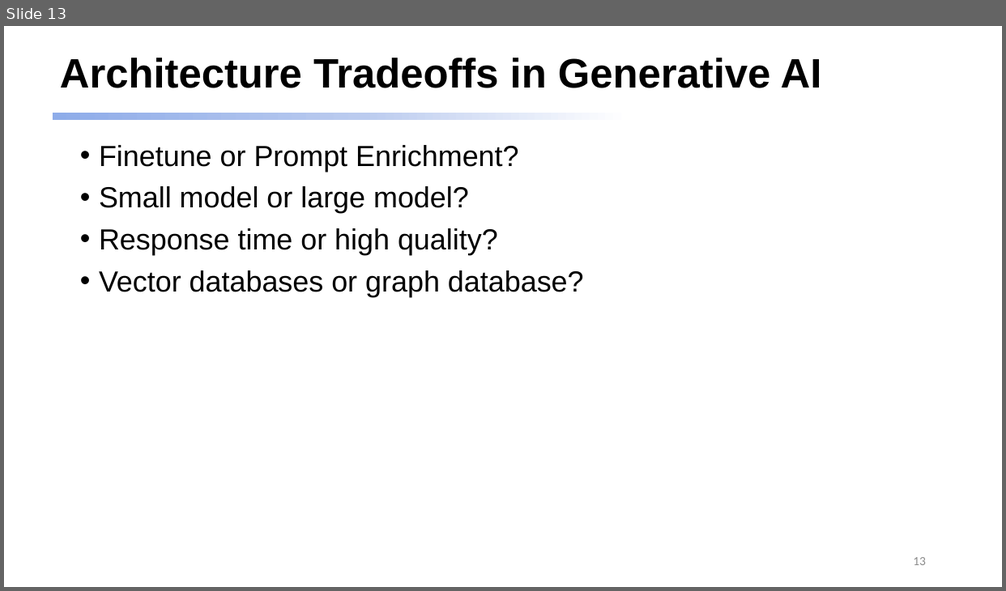
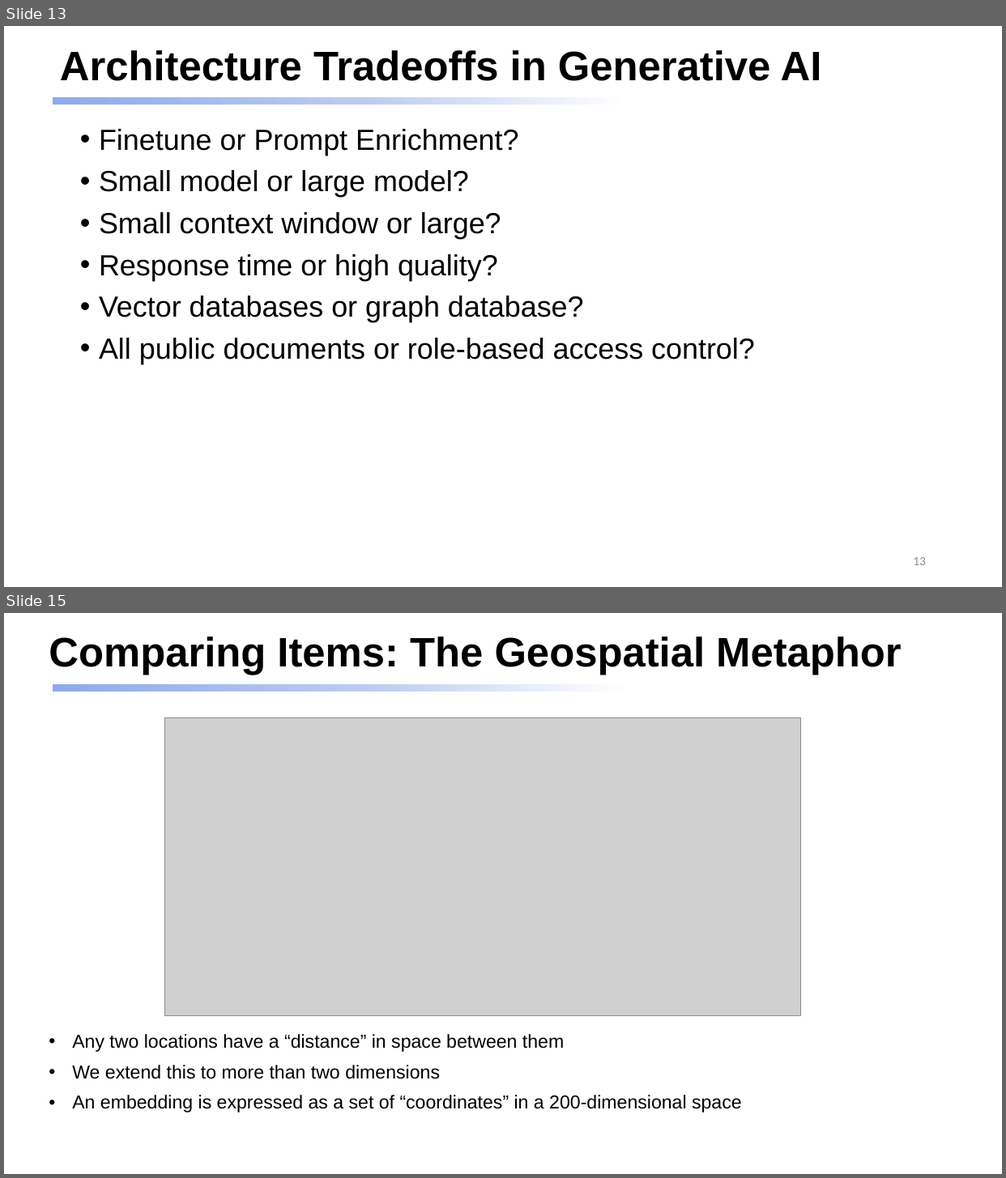
Before and after one commit to dmccreary/genai-arch-patterns, a slide deck: slides/One-Hour-Talk.pptx. Shown one above the other, each under a label of ours: slide 13 before the commit, slides 13 and 15 after it; the slides between them are not shown. The pictures are 1006x591 and 1006x1178 pixels, drawn with LibreOffice and Linux fonts; fonts in the diff are those of the drawing; grey boxes stand for pictures. Boxes give left, top, right and bottom in pixels: in the first picture for what was removed or moved away, otherwise in the second. Text is boxed around its words. In the diff, an @@ line names an element or a change of style, - is before the commit and + after.

```diff
--- a/slides/One-Hour-Talk.pptx
+++ b/slides/One-Hour-Talk.pptx
@@ slide 15 added at box(4, 613, 1002, 1174), background #FFFFFF; not listed: 1 template element that a slide beside it also shows @@
@@ title added at box(49, 636, 901, 675), 39.6 pt, text #000000, bold @@
+Comparing Items: The Geospatial Metaphor
@@ picture added at box(165, 718, 801, 1016) @@
@@ text added at box(72, 1034, 742, 1113), 18 pt, text #000000 @@
+• Any two locations have a “distance” in space between them
+• We extend this to more than two dimensions
+• An embedding is expressed as a set of “coordinates” in a 200-dimensional space
@@ slide 13 changed as well @@
@@ title "Architecture Tradeoffs in Generative AI": place and size @@
-title "Architecture Tradeoffs in Generative AI" at box(60, 58, 822, 88)
+title "Architecture Tradeoffs in Generative AI" at box(60, 50, 822, 81)
@@ rectangle: place and size @@
-rectangle at box(52, 113, 913, 120)
+rectangle at box(52, 97, 913, 105)
@@ text "Finetune or Prompt Enrichment?": place and size @@
-text "Finetune or Prompt Enrichment?" at box(99, 145, 584, 297)
+text "Finetune or Prompt Enrichment?" at box(99, 129, 755, 365)
@@ text at box(99, 212, 501, 239): paragraph added @@
+• Small context window or large?
@@ text at box(99, 338, 755, 365): paragraph added @@
+• All public documents or role-based access control?
```
Also in this commit, not shown: 12 other slides changed, 15 other slides added.
